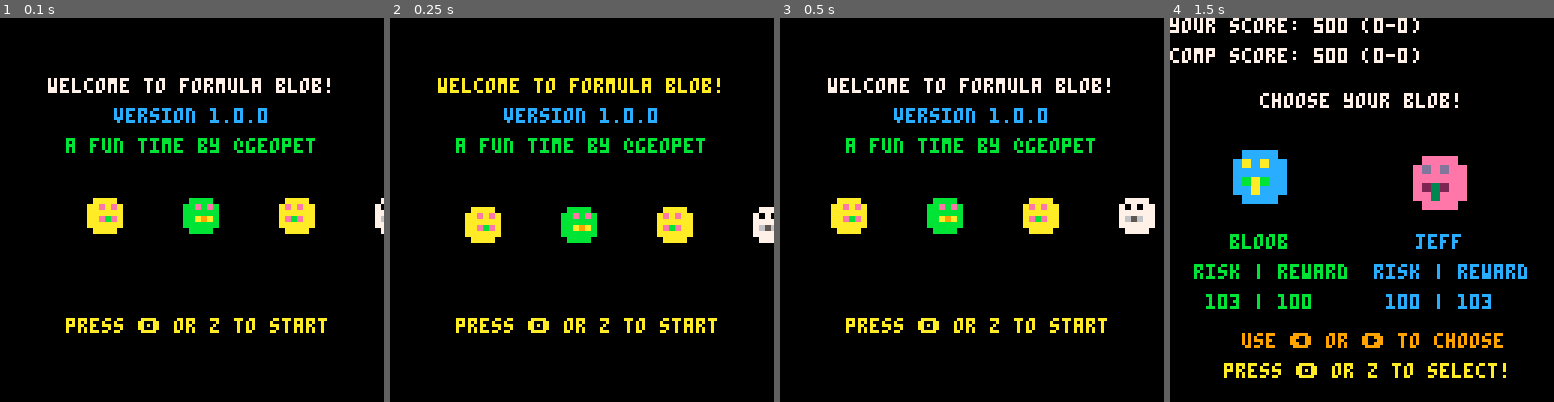
Above: before the commit, frames 1-4 (left to right).
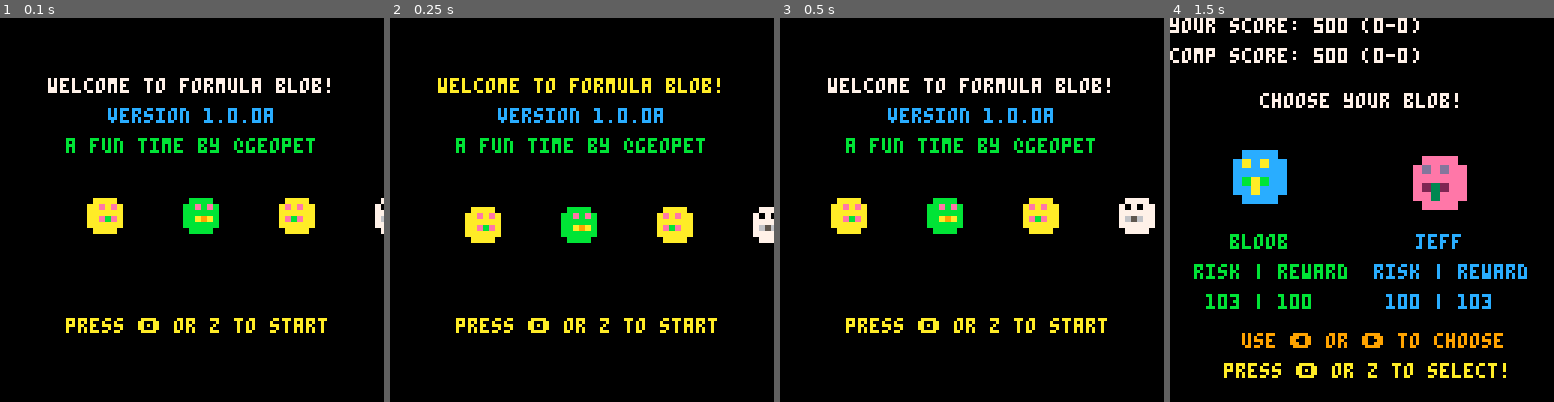
Above: after the commit, the same moments.

Repository: geopet/formula-blob
Game: PICO-8 cartridge formula-blob.p8
Same seed, same stepped clock (60 frames per second), same inputs: the game is played once before the commit and once after it.
Inputs:
- Up to frame 1 (0.1 s): no input
- Up to frame 2 (0.25 s): no input
- Up to frame 3 (0.5 s): tap X (X key) at 0.33 s
- Up to frame 4 (1.5 s): tap O (Z key) at 0.7 s; tap X (X key) at 1.07 s

The runs differ from the first frame. In frame 1, 0.7% of the frame differs, in the area x 28-72%, y 23-28%; in frame 2, 0.7%; in frame 3, 0.7%; in frame 4, nothing differs.

Commit message:
feature(racers): add third racer
This commit changes the version to 1.0.0a and adds a third red blob
asset as requested by a player of the game. Next steps will be to
introduce random selection of the new red blob racer.

Diff:
--- a/formula-blob.p8
+++ b/formula-blob.p8
@@ -1,7 +1,7 @@
 pico-8 cartridge // http://www.pico-8.com
 version 42
 __lua__
--- formula blob 1.0.0
+-- formula blob 1.0.0a
 -- by @geopet
 -- https://github.com/geopet/formula-blob
 
@@ -64,6 +64,15 @@
         blob2 = {
             base_sprite = { x = 5, y = 0 },
             boost_sprite = { x = 1, y = 0 },
+            position = { x = nil, y = nil },
+            speed = nil,
+            name = nil,
+            false_start = { target = 0, current = 0 },
+            win_probability = { expected_time = nil, ratio = nil, moneyline = nil }
+        },
+        blob3 = {
+            base_sprite = { x = 7, y = 0 },
+            boost_sprite = { x = 7, y = 8 },
             position = { x = nil, y = nil },
             speed = nil,
             name = nil,
@@ -352,7 +361,7 @@
         local c = 7 + flr((t + 1) * 2)
 
         print_centered("welcome to formula blob!", 20, c)
-        print_centered("version 1.0.0", 30, 12)
+        print_centered("version 1.0.0a", 30, 12)
         print_centered("a fun time by @geopet", 40, 11)
 
         local base_y = 60
@@ -983,20 +992,20 @@
 
 __gfx__
 0000000000000000bbbbbbb000000000000000000000000000000000000000000000000033333333000000000000000000000000000000000000000000000000
-000000000beeee0000eeeeb000cccc0000cccc0000eeee0000eeee00000000000000000033333333000000000000000000000000000000000020000000000200
-00700700beeaeae0beeaeae00ccacac00ccacac00eedede00eedede0000000000000000068686868000000000000000000110000000000000000000000000220
-000770000eeeeee00eeaeae00cccccc00cccccc00eeeeee00eeeeee0000000000000000086868686077777700999999000010000000000000002000000000000
-00077000be2232e0be2232e00ccbabc00ccbabc00ee232e00ee232e0000000000000000068686868077777700999999000000000000001000000000000000000
-007007000e2222e00e2232e00cccccc00cccacc00eee3ee00eee3ee0000000000000000086868686000000000000000000000000000010000000000000020000
-000000000beeee00bbe33e0000cccc0000cccc0000eeee0000e33e00000000000000000068686868000000000000000000000000000000000000000000000000
+000000000beeee0000eeeeb000cccc0000cccc0000eeee0000eeee00008888000088880033333333000000000000000000000000000000000020000000000200
+00700700beeaeae0beeaeae00ccacac00ccacac00eedede00eedede0088b8b80088b8b8068686868000000000000000000110000000000000000000000000220
+000770000eeeeee00eeaeae00cccccc00cccccc00eeeeee00eeeeee0088888800888888086868686077777700999999000010000000000000002000000000000
+00077000be2232e0be2232e00ccbabc00ccbabc00ee232e00ee232e0088a8a800aaca88068686868077777700999999000000000000001000000000000000000
+007007000e2222e00e2232e00cccccc00cccacc00eee3ee00eee3ee008a8ac80088acc8086868686000000000000000000000000000010000000000000020000
+000000000beeee00bbe33e0000cccc0000cccc0000eeee0000e33e00008888000088880068686868000000000000000000000000000000000000000000000000
 00000000000000000000000000000000000000000000000000000000000000000000000086868686000000000000000000000000000000000000000000000000
-0000000000000000000000000000000000000000000000009999999000000000000000006a6a6a6a70707070333333337a7a7a7a000000000000000000000000
-0077770000bbbb00009999000088880000aaaa0009cccc0000cccc900000000000000000a6a6a6a60707070733333333a7a7a7a7000000000000000000000000
-077070700bbebeb009909090088989800aaeaea09cc8c8c09cc8c8c000000000000000006a6a6a6a70707070787878787a7a7a7a000000000000000000000200
-077777700bbbbbb009999990088888800aaaaaa00cccccc00cc8c8c00000000000000000a6a6a6a60707070787878787a7a7a7a7000000000000000000000002
-077656700bba9ab0099c2c90088aca800aaebea09caabac09caabac000000000000000006a6a6a6a70707070787878787a7a7a7a000000000000000000000000
-077777700bbbbbb009999990088888800aaaaaa00caaaac00cababc00000000000000000a6a6a6a60707070787878787a7a7a7a7000000000000000000220000
-0077770000bbbb00009999000088880000aaaa0009cccc0099cccc00000000000000000033333333707070707878787833333333000000000000000000020000
+00000000000000000000000000000000000000000000000099999990000bb000bbbbbbb06a6a6a6a70707070333333337a7a7a7a000000000000000000000000
+0077770000bbbb00009999000088880000aaaa0009cccc0000cccc900b8888000b8787bba6a6a6a60707070733333333a7a7a7a7000000000000000000000000
+077070700bbebeb009909090088989800aaeaea09cc8c8c09cc8c8c008878780088787806a6a6a6a70707070787878787a7a7a7a000000000000000000000200
+077777700bbbbbb009999990088888800aaaaaa00cccccc00cc8c8c0b8888880b8888880a6a6a6a60707070787878787a7a7a7a7000000000000000000000002
+077656700bba9ab0099c2c90088aca800aaebea09caabac09caabac0b88c9c80089c99806a6a6a6a70707070787878787a7a7a7a000000000000000000000000
+077777700bbbbbb009999990088888800aaaaaa00caaaac00cababc008cc9c8008c99c80a6a6a6a60707070787878787a7a7a7a7000000000000000000220000
+0077770000bbbb00009999000088880000aaaa0009cccc0099cccc0000888800bb88880033333333707070707878787833333333000000000000000000020000
 00000000000000000000000000000000000000000000000000000000000000000000000033333333070707078787878733333333000000000000000000000000
 03900920000000000000000000000000000000000000000000000000000000000000000000000000000000000000000000000000000000000000000000000000
 26299363000000000000000000000000000000000000000000000000000000000000000000000000000000000000000000000000000000000000000000000000
